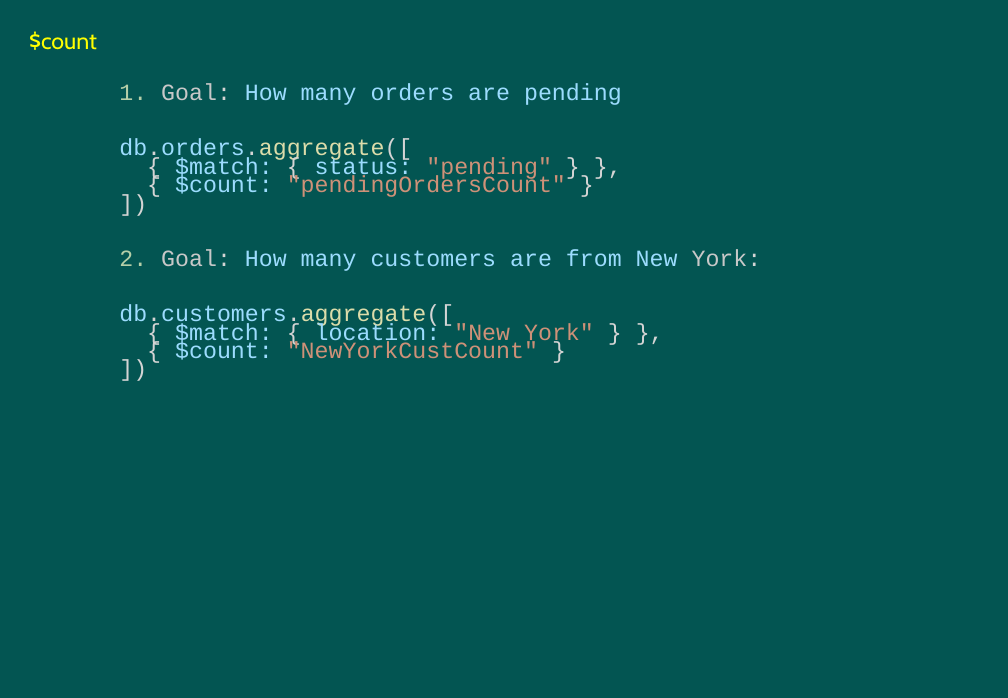
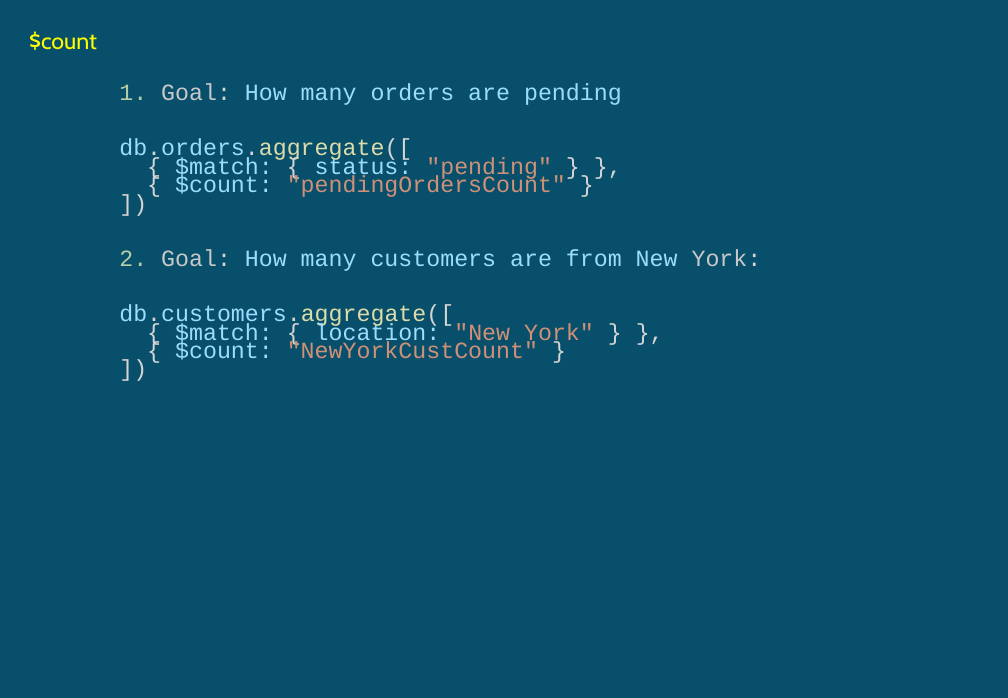
Before and after one commit to umalavanya/FullStackDevelopement_JavaSpring_SQL_ReactProjects, a slide deck: slide 12 of UmaTeachingMaterial/MongoDB-Intellipaat-live-class-handson.pptx. Drawn at 1008x698 pixels with LibreOffice and Linux fonts; fonts in the diff are those of the drawing. Boxes give left, top, right and bottom in pixels: in the first picture for what was removed or moved away, otherwise in the second. Text is boxed around its words. In the diff, an @@ line names an element or a change of style, - is before the commit and + after.

```diff
--- a/UmaTeachingMaterial/MongoDB-Intellipaat-live-class-handson.pptx
+++ b/UmaTeachingMaterial/MongoDB-Intellipaat-live-class-handson.pptx
@@ background #035552 to #084F6A @@
```
Also in this commit, not shown: 37 other slides changed, 96 slides added, 96 slides removed, 1 other file.
